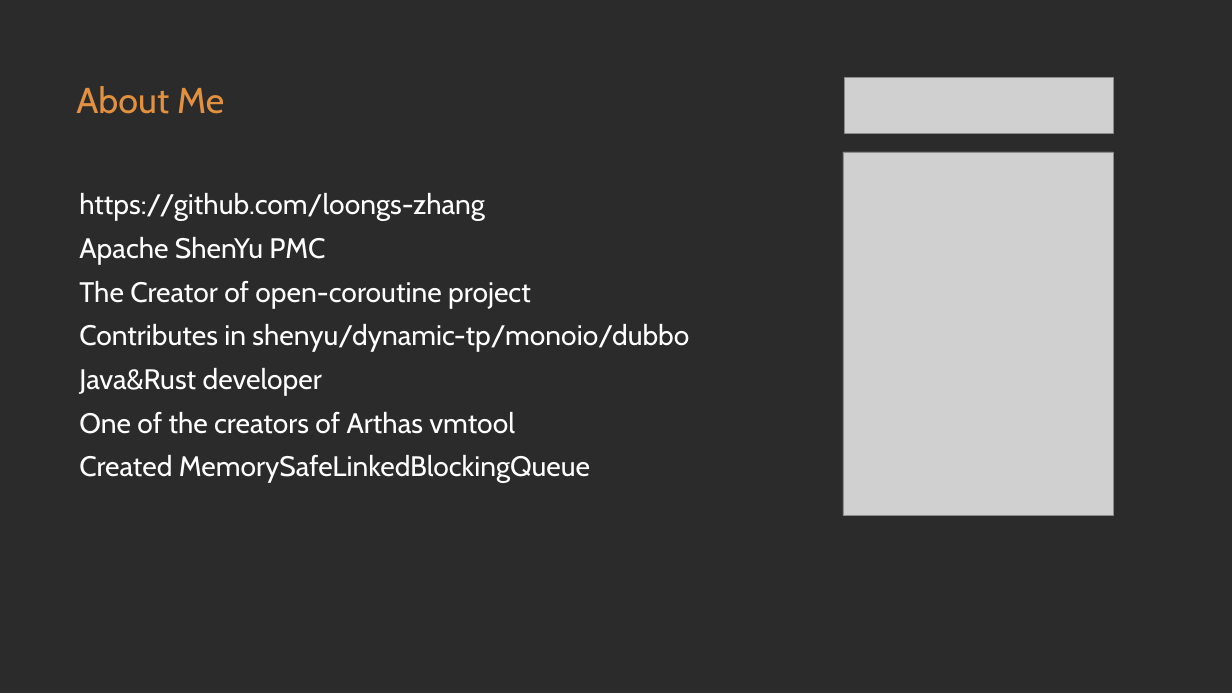
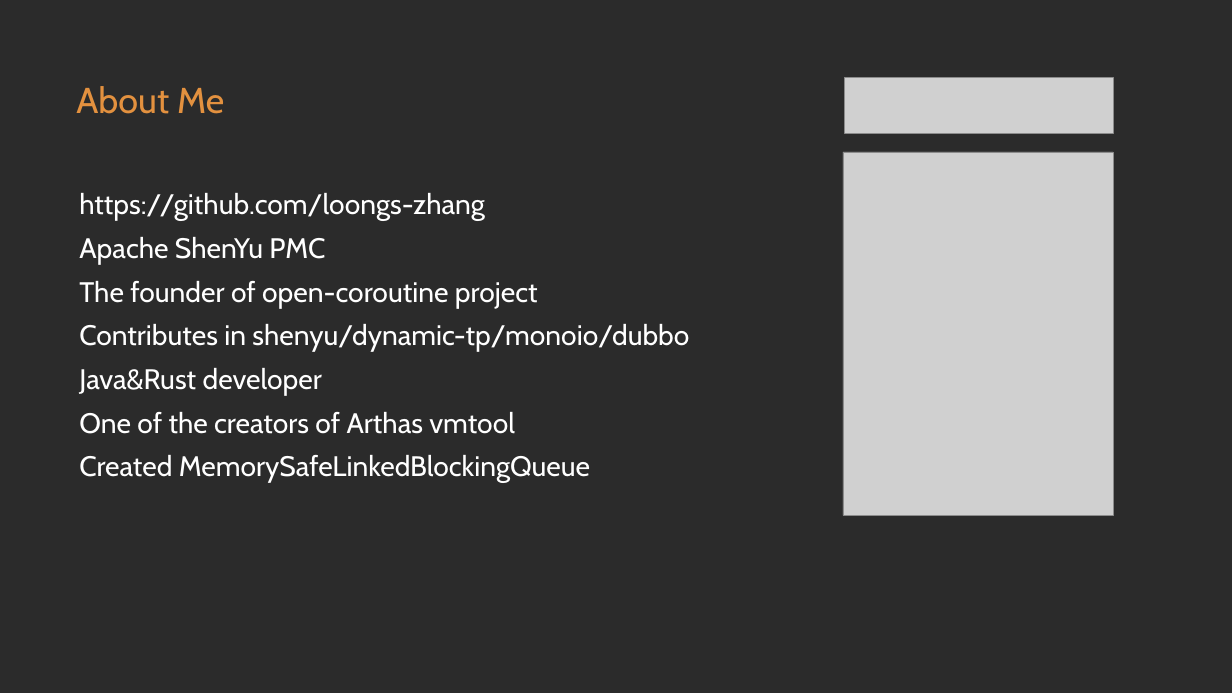
Before and after one commit to loongs-zhang/ACOCA2024-PlayWithWASM, a slide deck: slide 6 of PlayWithWASM.pptx. Drawn at 1232x693 pixels with LibreOffice and Linux fonts; fonts in the diff are those of the drawing; grey boxes stand for pictures; background and template pictures are left out; a plain dark background stands for a picture behind light text. Boxes give left, top, right and bottom in pixels: in the first picture for what was removed or moved away, otherwise in the second. Text is boxed around its words. In the diff, an @@ line names an element or a change of style, - is before the commit and + after.

```diff
--- a/PlayWithWASM.pptx
+++ b/PlayWithWASM.pptx
@@ text at box(79, 281, 538, 308): text changed @@
-The Creator of open-coroutine project
+The founder of open-coroutine project
```
Also in this commit, not shown: 4 other slides changed, 2 slides added, 1 other file.
